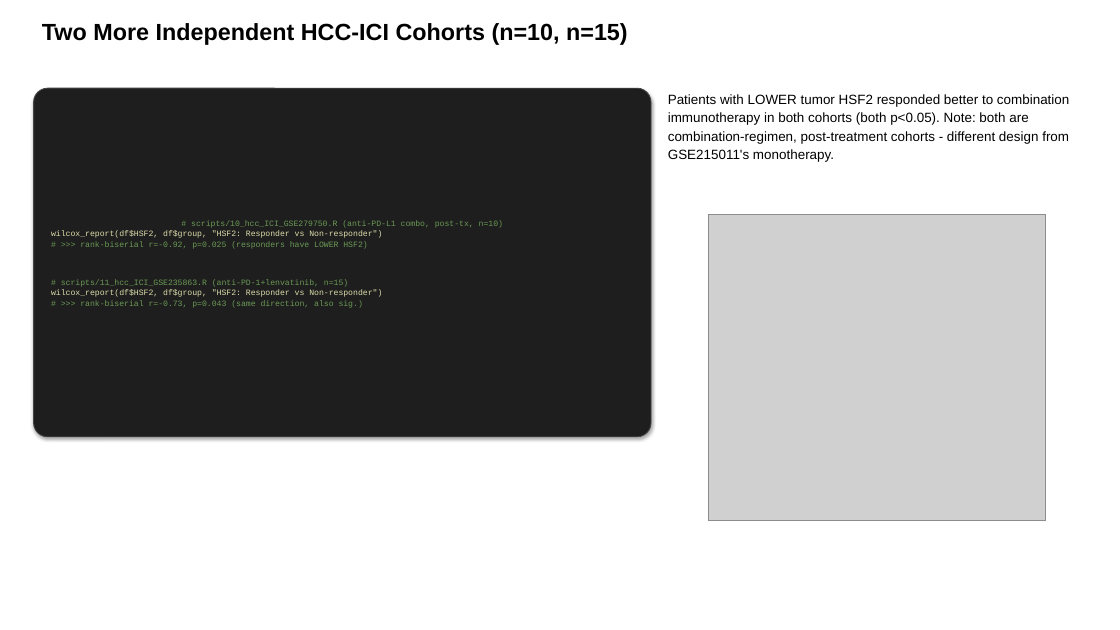
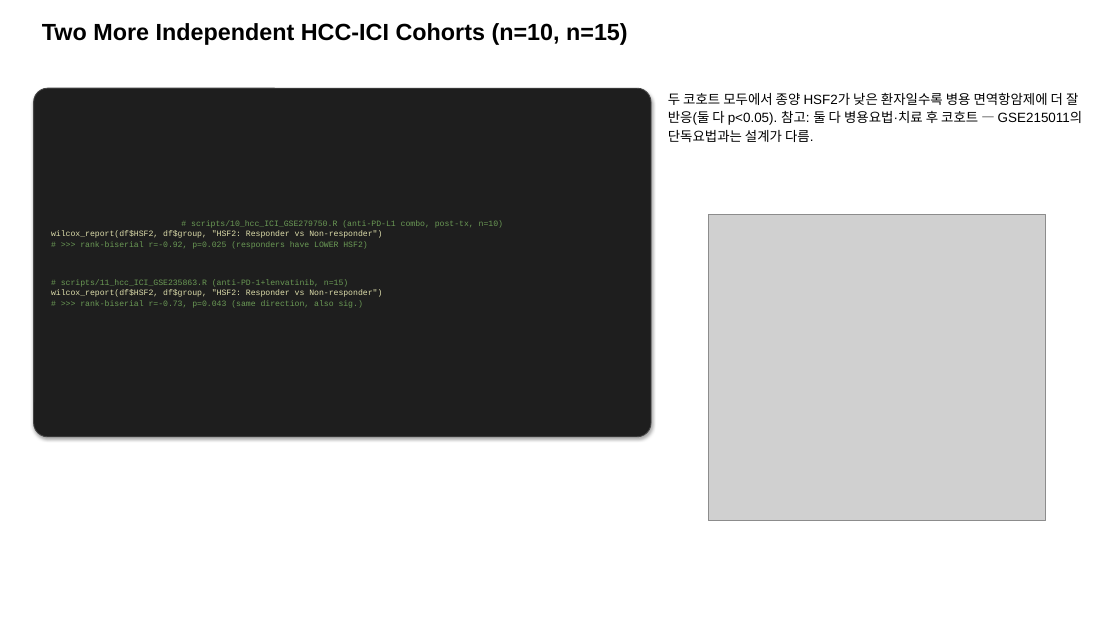
Before and after one commit to bioinform25/project2, a slide deck: slide 15 of presentation/dry_lab_summary.pptx. Drawn at 1120x630 pixels with LibreOffice and Linux fonts; fonts in the diff are those of the drawing; grey boxes stand for pictures. Boxes give left, top, right and bottom in pixels: in the first picture for what was removed or moved away, otherwise in the second. Text is boxed around its words. In the diff, an @@ line names an element or a change of style, - is before the commit and + after.

```diff
--- a/presentation/dry_lab_summary.pptx
+++ b/presentation/dry_lab_summary.pptx
@@ text at box(668, 92, 1083, 142): text changed @@
-Patients with LOWER tumor HSF2 responded better to combination immunotherapy in both cohorts (both p<0.05). Note: both are combination-regimen, post-treatment cohorts - different design from GSE215011's monotherapy.
+두 코호트 모두에서 종양 HSF2가 낮은 환자일수록 병용 면역항암제에 더 잘 반응(둘 다 p<0.05). 참고: 둘 다 병용요법·치료 후 코호트 — GSE215011의 단독요법과는 설계가 다름.
```
Also in this commit, not shown: 17 other slides changed, 1 slide added, 1 slide removed, 1 other file.
